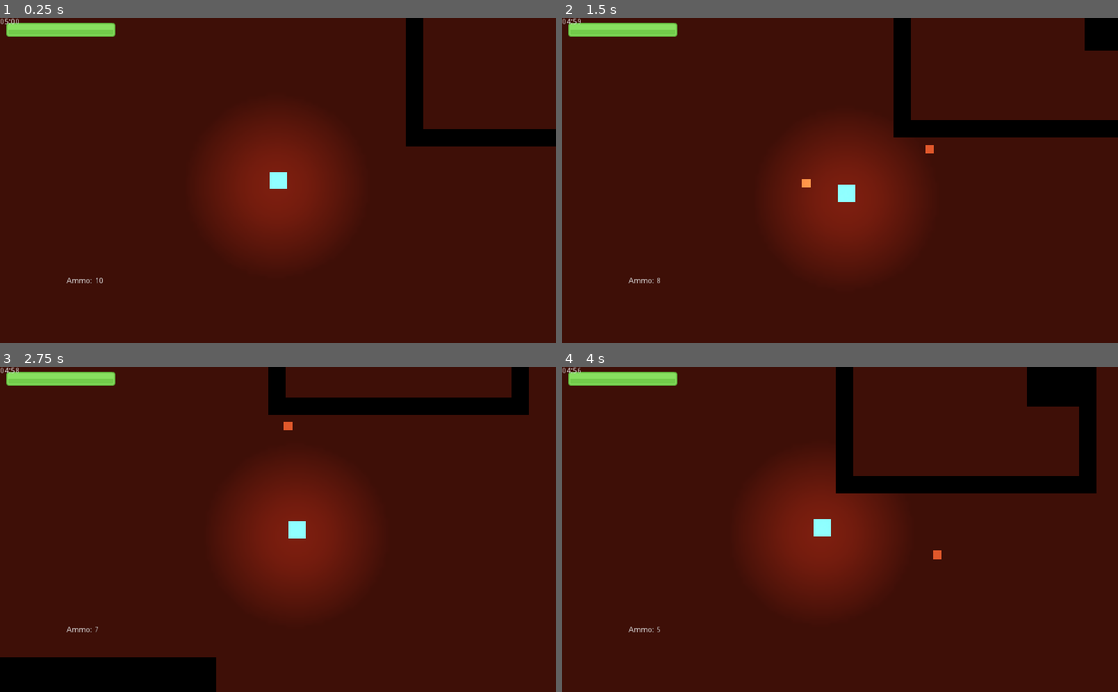
Above: before the commit, frames 1-4 (two rows, left to right).
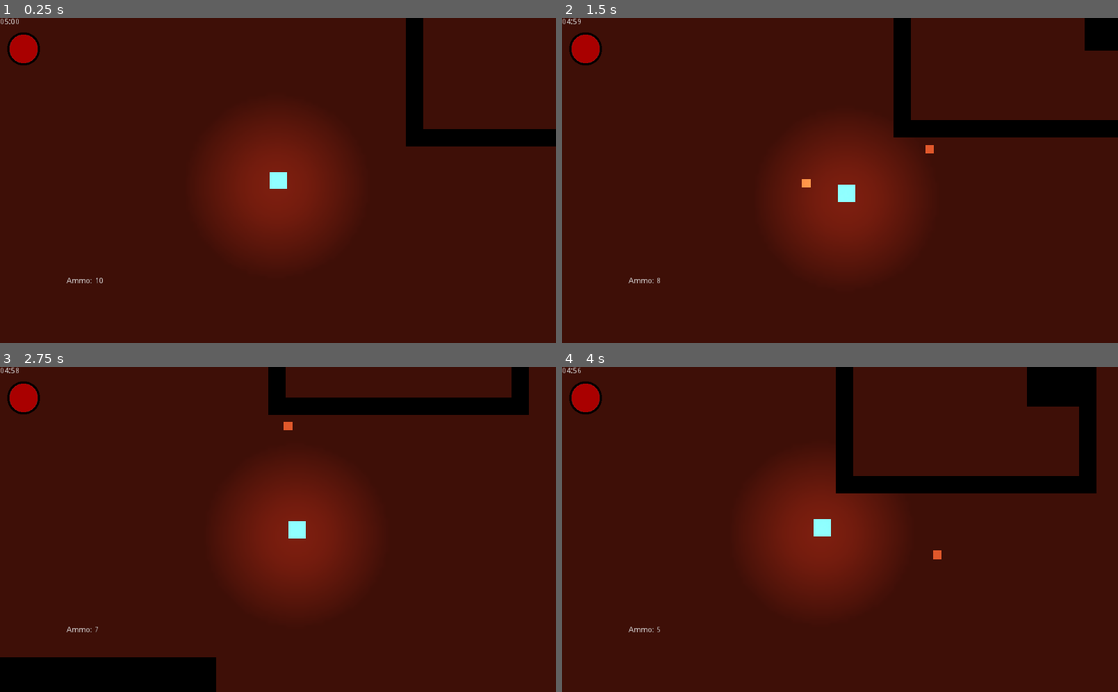
Above: after the commit, the same moments.

Repository: quiet-night-studio/redemption
Game: Godot game, scene res://scenes/Level.tscn
The game is run twice, just before and just after one commit, with the same random seed, the same clock (stepped at 60 frames per second) and the same inputs.
Inputs (mouse positions are in pixels of both pictures, inside the frame that each line leads up to):
- Up to frame 1 (0.25 s): no input
- Up to frame 2 (1.5 s): tap Enter at 0.5 s; move the mouse to (962, 164) at 0.52 s; hold Right (ui_right) 0.53-1.28 s; click (962, 164) at 0.6 s; move the mouse to (728, 196) at 1.27 s; hold Down (ui_down) from 1.28 s (still down); click (728, 196) at 1.35 s
- Up to frame 3 (2.75 s): move the mouse to (333, 458) at 2.02 s; release Down (ui_down) at 2.03 s; hold Right (ui_right) from 2.03 s (still down); click (333, 458) at 2.1 s
- Up to frame 4 (4 s): move the mouse to (812, 594) at 2.77 s; release Right (ui_right) at 2.78 s; hold Up (ui_up) 2.78-3.53 s; click (812, 594) at 2.85 s; move the mouse to (1006, 578) at 3.52 s; hold Left (ui_left) from 3.53 s (still down); click (1006, 578) at 3.6 s

The runs differ from the first frame. In frame 1, 1.3% of the frame differs, in the area x 1-21%, y 1-15%; in frame 2, 1.3%; in frame 3, 1.3%; in frame 4, 1.3%.

Commit message:
Circular Healthbar
First steps towards the goal of issue #7 .

Assets were created by me, no links to resources.

Diff:
--- a/scenes/HealthDisplay.tscn
+++ b/scenes/HealthDisplay.tscn
@@ -1,18 +1,26 @@
-[gd_scene load_steps=3 format=2]
+[gd_scene load_steps=5 format=2]
 
-[ext_resource path="res://assets/barHorizontal_green.png" type="Texture" id=1]
+[ext_resource path="res://assets/healthbar_full.png" type="Texture" id=1]
 [ext_resource path="res://scripts/HealthDisplay.gd" type="Script" id=2]
+[ext_resource path="res://assets/healthbar_rim.png" type="Texture" id=3]
+[ext_resource path="res://assets/healthbar_empty.png" type="Texture" id=4]
 
 [node name="HealthDisplay" type="Node2D"]
 script = ExtResource( 2 )
 
 [node name="HealthBar" type="TextureProgress" parent="."]
 margin_left = -100.0
-margin_top = -55.0
+margin_top = -39.0
 margin_right = 100.0
-margin_bottom = -28.0
+margin_bottom = 25.0
 value = 100.0
+texture_under = ExtResource( 4 )
 texture_progress = ExtResource( 1 )
+fill_mode = 3
+
+[node name="HealthRim" type="Sprite" parent="HealthBar"]
+position = Vector2( 32, 32 )
+texture = ExtResource( 3 )
 
 [node name="AmmoCount" type="Label" parent="."]
 margin_left = 11.0
Binary file added: assets/healthbar_empty.png
Not shown, added: assets/healthbar_empty.png.import
Binary file added: assets/healthbar_full.png
Not shown, added: assets/healthbar_full.png.import
Binary file added: assets/healthbar_rim.png
Not shown, added: assets/healthbar_rim.png.import
